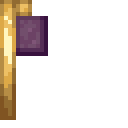
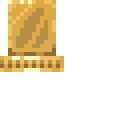
Layer changes from the first 128 × 128 image to the second:
hid "end_rod" over (x1=0, y1=0, x2=48, y2=120)
added group "Bell" with 3 layers above "dragon_egg" over (x1=0, y1=0, x2=64, y2=72)
added layer "bell_side.png" in group "Bell" over (x1=0, y1=0, x2=64, y2=72)
